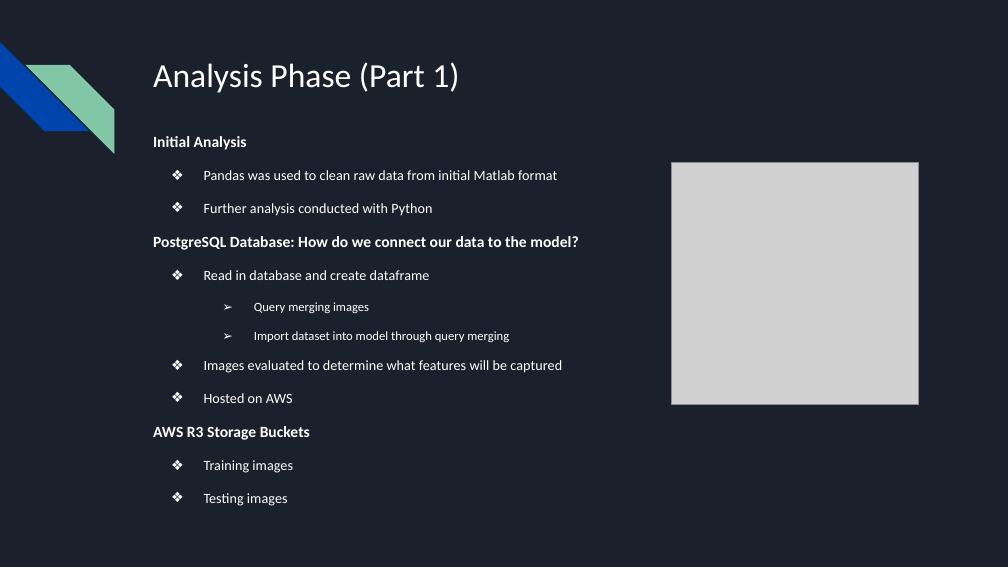
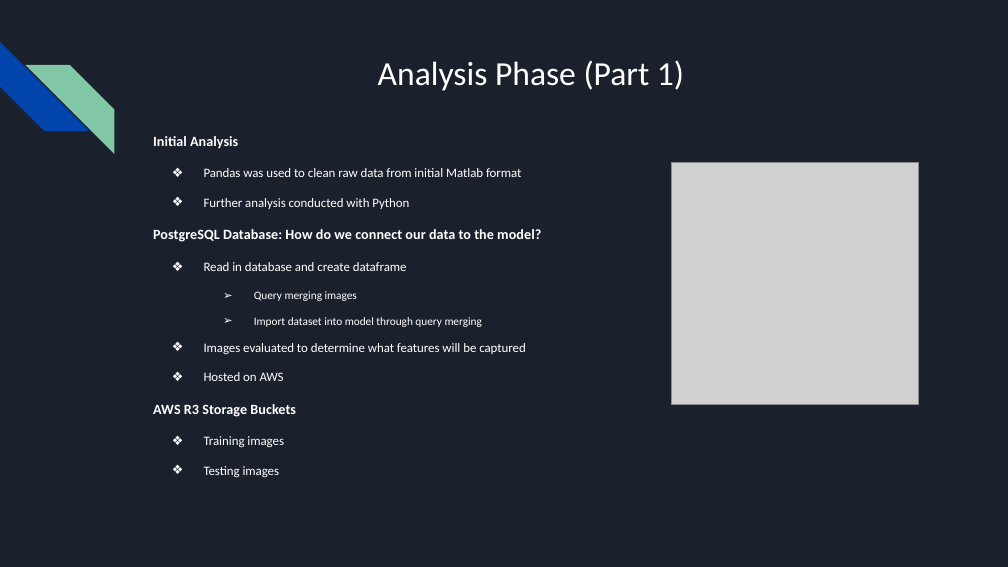
Before and after one commit to jillibus/Vechicle-Identification, a slide deck: slide 7 of Vehicle Identification Draft.pptx (slide 6 before the commit). Drawn at 1008x567 pixels with LibreOffice and Linux fonts; fonts in the diff are those of the drawing; grey boxes stand for pictures. Boxes give left, top, right and bottom in pixels: in the first picture for what was removed or moved away, otherwise in the second. Text is boxed around its words. In the diff, an @@ line names an element or a change of style, - is before the commit and + after.

```diff
--- a/Vehicle Identification Draft.pptx
+++ b/Vehicle Identification Draft.pptx
@@ title "Analysis Phase (Part 1)": place and size @@
-title "Analysis Phase (Part 1)" at <box>153,62,459,93</box>
+title "Analysis Phase (Part 1)" at <box>378,60,684,91</box>
@@ title "Analysis Phase (Part 1)" at <box>378,60,684,91</box>: alignment left to centre; vertical alignment top to middle @@
@@ text "Initial Analysis" at <box>153,136,541,448</box>: size 11.2 to 10.1 pt in "Initial Analysis", "PostgreSQL Database: How do we connect our ...", "AWS R3 Storage Buckets"; size 10.1 to 9.1 pt in "Pandas was used to clean raw data ...", "Further analysis conducted with Python", "Read in database and create dataframe", "Images evaluated to determine what features will ..." and 3 more places; size 9.1 to 8.1 pt in "Query merging images", "Import dataset into model through query merging"; indent changed @@
```
Also in this commit, not shown: 3 other slides changed, 2 slides added, 2 slides removed.
